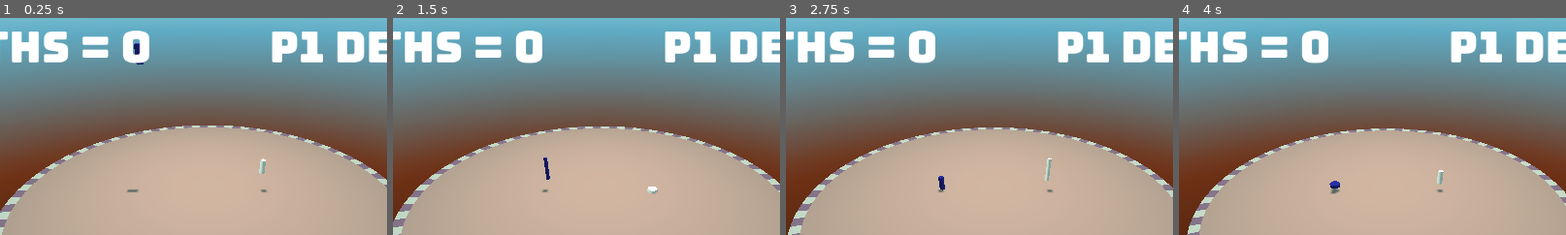
Above: before the commit, frames 1-4 (left to right).
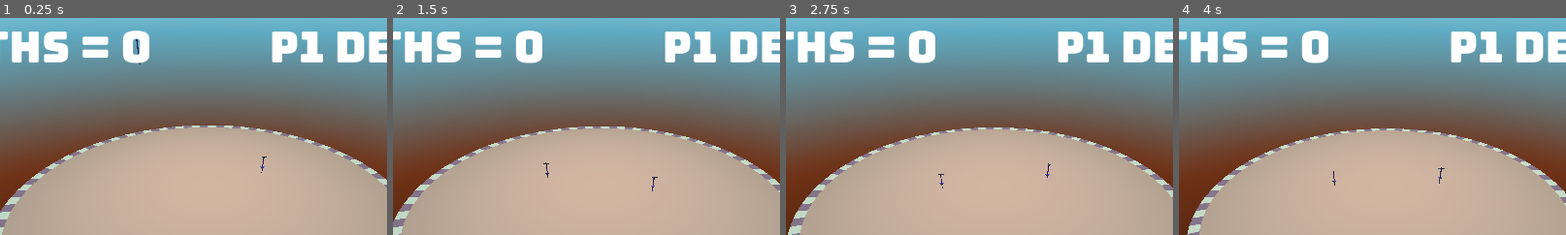
Above: after the commit, the same moments.

Repository: proximadams/Lucky-Erik-Alex-Jam-2025
Game: Godot game, scene res://World.tscn
Same seed, same stepped clock (60 frames per second), same inputs: the game is played once before the commit and once after it. Sound files missing from this copy of the repository are replaced by a short silence.
Inputs:
- Up to frame 1 (0.25 s): no input
- Up to frame 2 (1.5 s): no input
- Up to frame 3 (2.75 s): no input
- Up to frame 4 (4 s): no input
The pictures show only the part of the screen within x 23-73%, y 0-50%; the shares and areas given below are measured in that part.

The runs differ from the first frame. In frame 1, 0.3% of the frame differs, in the area x 32-69%, y 9-81%; in frame 2, 0.2%; in frame 3, 0.2%; in frame 4, 0.3%, in the area x 38-69%, y 68-82%.

Commit message:
add pogos

Diff:
--- /dev/null
+++ b/Player/Pogo/M_PogoPurple.tres
@@ -0,0 +1,15 @@
+[gd_resource type="StandardMaterial3D" load_steps=5 format=3 uid="uid://uni1heob0piv"]
+
+[ext_resource type="Texture2D" uid="uid://dbhi3mu6t81x4" path="res://Player/Pogo/T_PogoStickPurple_C.png" id="1_kjhfn"]
+[ext_resource type="Texture2D" uid="uid://cqra1smj7ewru" path="res://Player/Pogo/T_PogoStickPurple_M.png" id="2_u14sa"]
+[ext_resource type="Texture2D" uid="uid://d2b85awsj6h17" path="res://Player/Pogo/T_PogoStickPurple_N.png" id="3_hljht"]
+[ext_resource type="Texture2D" uid="uid://bcmnc5xpdwpc6" path="res://Player/Pogo/T_PogoStickPurple_R.png" id="4_ba6ov"]
+
+[resource]
+albedo_texture = ExtResource("1_kjhfn")
+albedo_texture_force_srgb = true
+metallic = 1.0
+metallic_texture = ExtResource("2_u14sa")
+roughness_texture = ExtResource("4_ba6ov")
+normal_enabled = true
+normal_texture = ExtResource("3_hljht")
--- a/Player/player.gd
+++ b/Player/player.gd
@@ -46,7 +46,7 @@
 func _ready() -> void:
 	var material = StandardMaterial3D.new()
 	material.albedo_color = colour
-	$Visuals/CSGCylinder3D.material = material
+	#$Visuals/CSGCylinder3D.material = material
 
 func _physics_process(delta: float) -> void:
 	_set_angle()
--- a/Player/player.tscn
+++ b/Player/player.tscn
@@ -6,6 +6,8 @@
 [ext_resource type="AudioStream" uid="uid://bfe8ccb4md8k8" path="res://SoundEffects/Mixed/BounceNote2.mp3" id="4_fscw0"]
 [ext_resource type="AudioStream" uid="uid://ld6lmw3ipntl" path="res://SoundEffects/Mixed/BounceNote3.mp3" id="5_ecl7q"]
 [ext_resource type="AudioStream" uid="uid://c6guc21w8rumy" path="res://SoundEffects/Unmixed/yellSound1.wav" id="6_tk1wj"]
+[ext_resource type="PackedScene" uid="uid://cxofaq4qkkpb2" path="res://Player/Pogo/SM_PogoStickPurple.fbx" id="7_hanhp"]
+[ext_resource type="Material" uid="uid://uni1heob0piv" path="res://Player/Pogo/M_PogoPurple.tres" id="8_66mpi"]
 
 [sub_resource type="SphereShape3D" id="SphereShape3D_bvhw4"]
 radius = 0.2
@@ -77,12 +79,27 @@
 
 [node name="Visuals" type="Node3D" parent="."]
 
-[node name="CSGCylinder3D" type="CSGCylinder3D" parent="Visuals"]
-transform = Transform3D(1, 0, 0, 0, 1, 0, 0, 0, 1, 0, 0.5, 0)
-radius = 0.2
-height = 1.0
-
 [node name="AnimationPlayer" type="AnimationPlayer" parent="."]
 libraries = {
 "": SubResource("AnimationLibrary_h03nl")
 }
+
+[node name="SM_PogoStickPurple" parent="." instance=ExtResource("7_hanhp")]
+transform = Transform3D(-4.37114e-08, 0, 1, 0, 1, 0, -1, 0, -4.37114e-08, 0, 0, 0)
+
+[node name="pogo_01_low" parent="SM_PogoStickPurple/pogo_low" index="0"]
+surface_material_override/0 = ExtResource("8_66mpi")
+
+[node name="pogo_02_low" parent="SM_PogoStickPurple/pogo_low" index="1"]
+surface_material_override/0 = ExtResource("8_66mpi")
+
+[node name="pogo_03_low" parent="SM_PogoStickPurple/pogo_low" index="2"]
+surface_material_override/0 = ExtResource("8_66mpi")
+
+[node name="pogo_04_low" parent="SM_PogoStickPurple/pogo_low" index="3"]
+surface_material_override/0 = ExtResource("8_66mpi")
+
+[node name="pogo_05_low" parent="SM_PogoStickPurple/pogo_low" index="4"]
+surface_material_override/0 = ExtResource("8_66mpi")
+
+[editable path="SM_PogoStickPurple"]
Binary file added: Player/Pogo/SM_PogoStickPurple.fbx
Not shown, added: Player/Pogo/SM_PogoStickPurple.fbx.import
Binary file added: Player/Pogo/SM_PogoStickYellow.fbx
Not shown, added: Player/Pogo/SM_PogoStickYellow.fbx.import
Binary file added: Player/Pogo/T_PogoStickPurple_C.png
Not shown, added: Player/Pogo/T_PogoStickPurple_C.png.import
Binary file added: Player/Pogo/T_PogoStickPurple_M.png
Not shown, added: Player/Pogo/T_PogoStickPurple_M.png.import
Binary file added: Player/Pogo/T_PogoStickPurple_N.png
Not shown, added: Player/Pogo/T_PogoStickPurple_N.png.import
Binary file added: Player/Pogo/T_PogoStickPurple_R.png
Not shown, added: Player/Pogo/T_PogoStickPurple_R.png.import
(and 3 more such lines)
